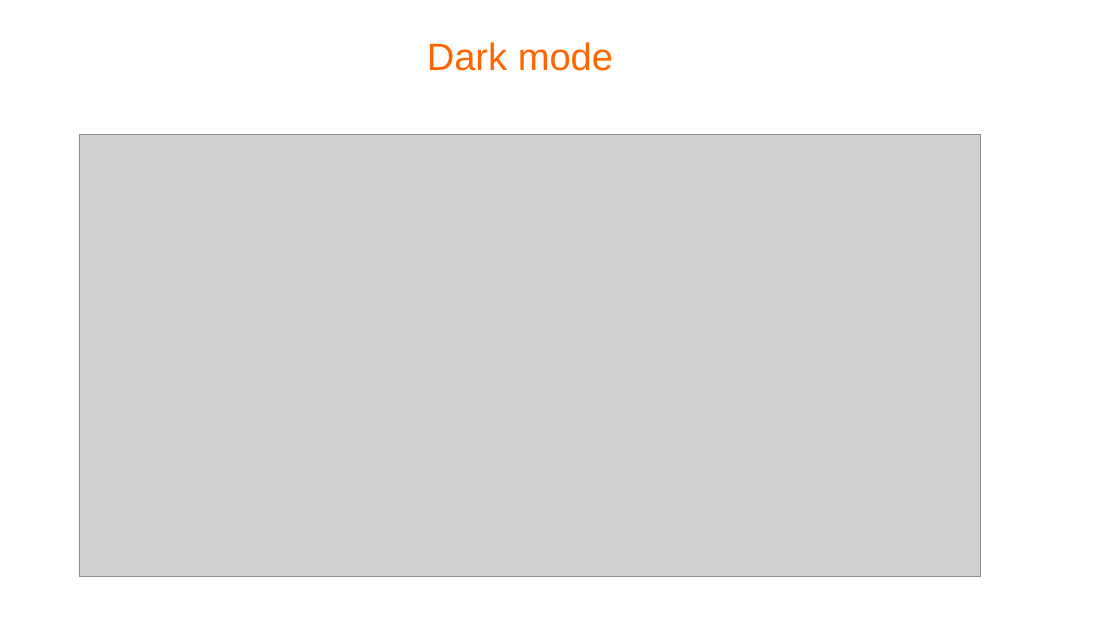
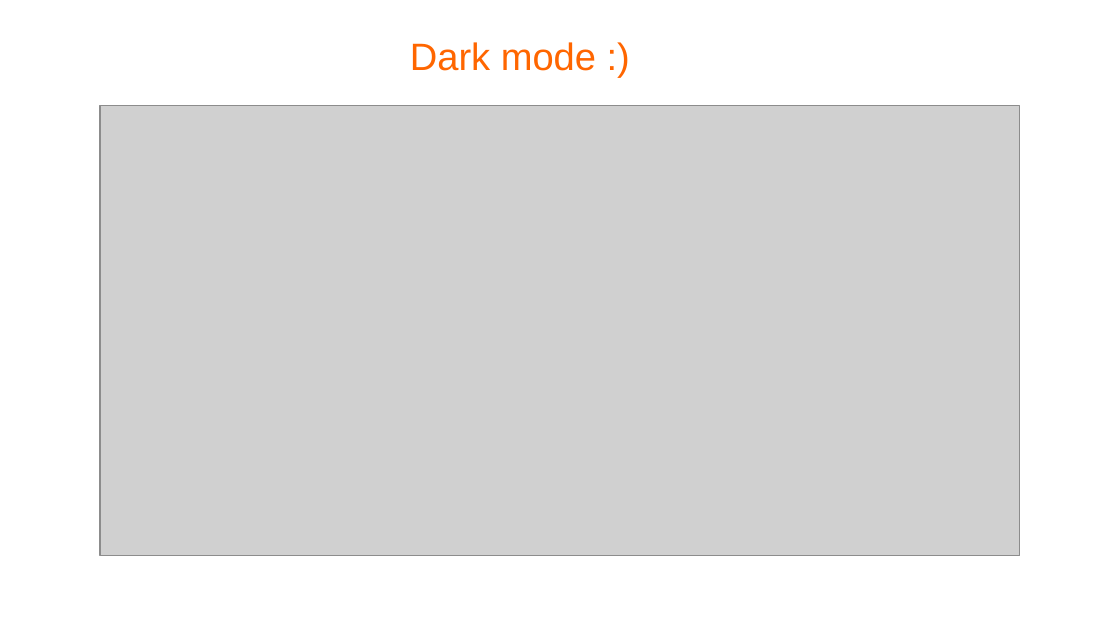
Before and after one commit to trestikp/fjp_semestral, a slide deck: slide 11 of presentation/second_presentation.odp (slide 10 before the commit). Drawn at 1120x630 pixels with LibreOffice and Linux fonts; fonts in the diff are those of the drawing; grey boxes stand for pictures; background and template pictures are left out. Boxes give left, top, right and bottom in pixels: in the first picture for what was removed or moved away, otherwise in the second. Text is boxed around its words. In the diff, an @@ line names an element or a change of style, - is before the commit and + after.

Commit message:
Changed real GUI images in presentation, converted to PDF

```diff
--- a/presentation/second_presentation.odp
+++ b/presentation/second_presentation.odp
@@ title at (410, 42, 596, 71): text changed @@
-Dark mode
+Dark mode :)
@@ picture: place and size @@
-picture at (79, 135, 981, 577)
+picture at (100, 106, 1020, 556)
```
Also in this commit, not shown: 4 other slides changed, 2 slides added, 1 slide removed, 2 other files.
